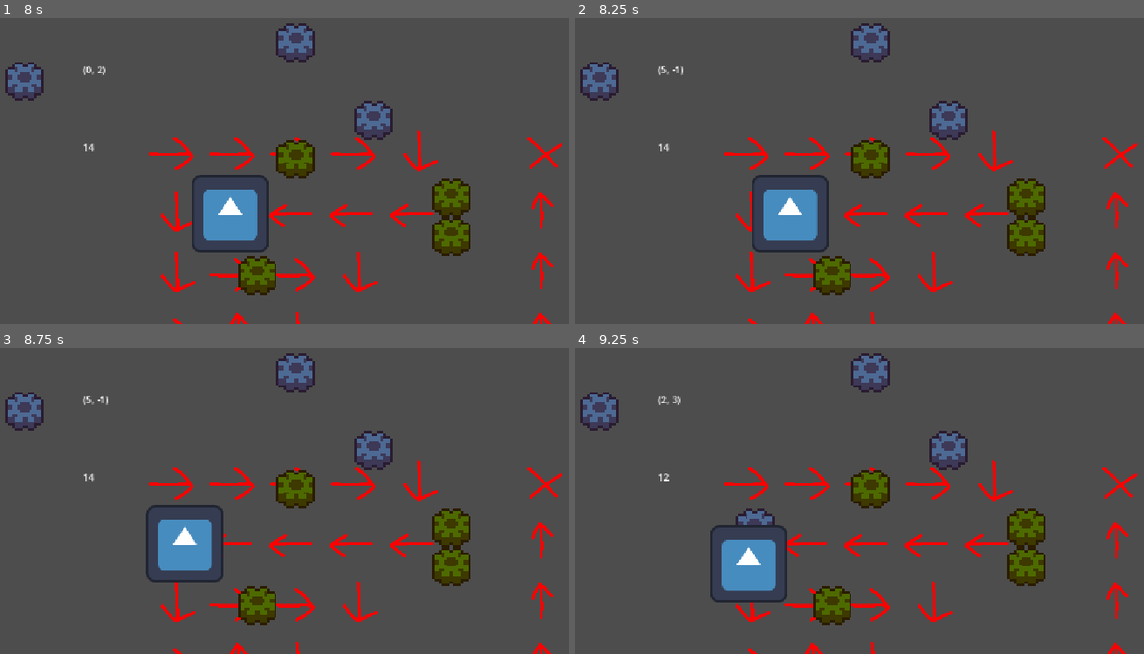
Above: before the commit, frames 1-4 (two rows, left to right).
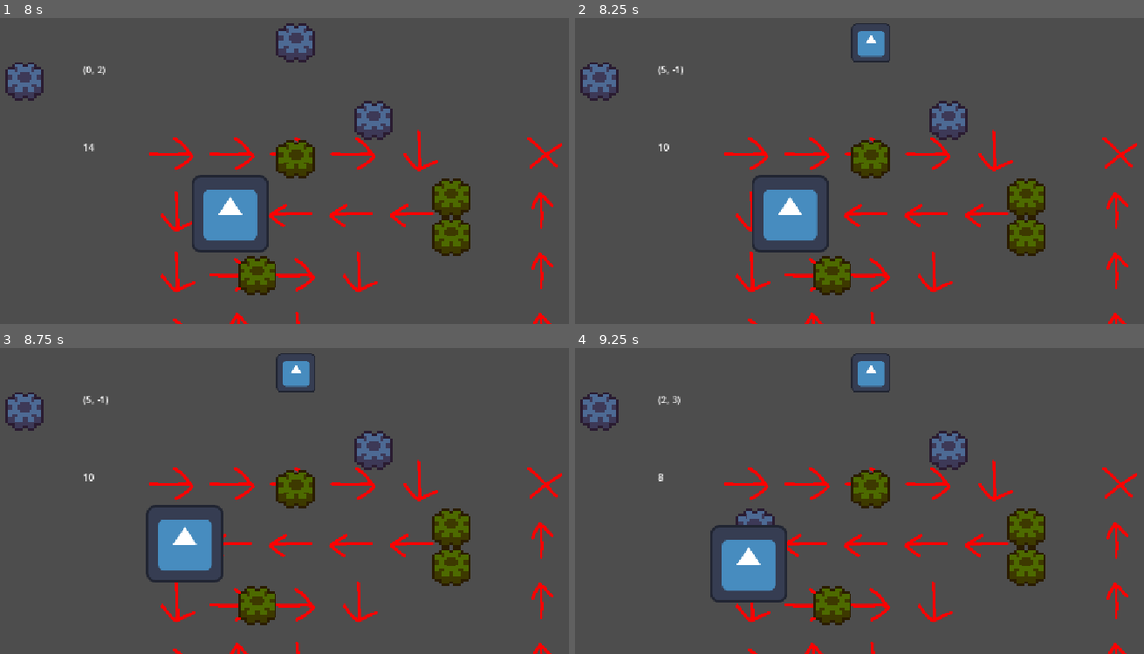
Above: after the commit, the same moments.

Repository: aughckt/spin-to-win
Game: Godot game, scene res://test_world.tscn
The game is run twice, just before and just after one commit, with the same random seed, the same clock (stepped at 60 frames per second) and the same inputs. This scene is started directly instead of the project's main scene. The engine's default icon, where the game draws it, is replaced by a stand-in: a white triangle on a blue panel in a dark square.
Inputs (mouse positions are in pixels of both pictures, inside the frame that each line leads up to):
- Up to frame 1 (8 s): move the mouse to (375, 106) at 0.52 s; click (375, 106) at 0.6 s; right-click (375, 106) at 0.8 s; move the mouse to (85, 146) at 1.27 s; right-click (85, 146) at 1.35 s; tap Q (SecondaryInteract, bound only after the commit) at 1.55, 2.1, 3.8, 5.85 s; move the mouse to (295, 42) at 2.02 s; click (295, 42) at 2.3 s; move the mouse to (187, 207) at 2.77 s; click (187, 207) at 2.85 s; right-click (187, 207) at 3.05 s; move the mouse to (432, 186) at 3.52 s; right-click (432, 186) at 3.6 s; move the mouse to (11, 70) at 4.27 s; tap Middle mouse button (M3) at 4.35 s; click (11, 70) at 4.55 s; move the mouse to (256, 128) at 5.02 s; hold Space (interact) 5.03-5.78 s; right-click (256, 128) at 5.3 s; move the mouse to (119, 30) at 5.77 s; move the mouse to (375, 106) at 6.52 s; click (375, 106) at 6.6 s; move the mouse to (85, 146) at 7.27 s; right-click (85, 146) at 7.35 s
- Up to frame 2 (8.25 s): move the mouse to (870, 42) at 8.02 s; tap Q (SecondaryInteract, bound only after the commit) at 8.1 s
- Up to frame 3 (8.75 s): no input
- Up to frame 4 (9.25 s): move the mouse to (762, 537) at 8.77 s; click (762, 537) at 8.85 s

Frame 1 is identical in both runs. In frame 2, 0.7% of the frame differs, in the area x 15-56%, y 1-44%; in frame 3, 0.7%; in frame 4, 0.7%, in the area x 14-56%, y 1-44%.

Commit message:
add tower placement system

Diff:
--- a/environment/environment.gd
+++ b/environment/environment.gd
@@ -6,14 +6,18 @@
 @export var tilemap: TileMapLayer
 @export var gearmap: TileMapLayer
 @export var gears: Node2D
+@export var towers: Node2D
 @export var coords_label: Label
 @export var budget_label: Label
 @export var budget: int = 20
 
+@export var tower_data: TowerData
+
 const GEAR_COST := 2
 
 var tile_to_gear_set: Dictionary[Vector2i, GearSet] = {}
 var tile_to_visual: Dictionary[Vector2i, GearVisual] = {}
+var tile_to_tower: Dictionary[Vector2i, Node2D] = {}
 ##true if powered
 var ori_gear_state: Dictionary[Vector2i, bool] = {}
 
@@ -38,7 +42,7 @@
 func _ready() -> void:
 	assert(INST == null)
 	INST = self
-	update_budget_display()
+	spend(0) #update budget display
 	gearmap.hide()
 	#TODO this is pretty inefficient in theory but its only run once per level + the gear map should be close to empty.
 	#ideally youd update the gears as you go but eh
@@ -82,13 +86,18 @@
 	if Input.is_action_just_pressed("M1"):
 		place_gear(tile)
 	elif Input.is_action_just_pressed("M2"):
-		remove_gear(tile)
+		if tile_to_tower.has(tile):
+			remove_tower(tile)
+		else:
+			remove_gear(tile)
 	elif Input.is_action_just_pressed("M3"):
 		var gset: GearSet = tile_to_gear_set.get(tile)
 		if gset != null:
 			print("Gear power: %s" % is_gear_set_powered(gset))
 		elif ori_gear_state.has(tile):
 			toggle_ori(tile)
+	elif Input.is_action_just_pressed("SecondaryInteract"):
+		place_tower(tile)
 
 
 ##returns the new target position in global or the given position if its an end tile
@@ -201,8 +210,7 @@
 		assert(tile_to_gear_set.get(tile) != null)
 
 		#adjust budget display
-		budget -= GEAR_COST
-		update_budget_display()
+		spend(GEAR_COST)
 
 		assert(log_set_count())
 
@@ -217,8 +225,7 @@
 
 	if old_set.gears.size() == 1:
 		#refund budget
-		budget += GEAR_COST
-		update_budget_display()
+		spend(-GEAR_COST)
 
 		tile_to_gear_set.erase(tile)
 		gearmap.erase_cell(tile)
@@ -250,8 +257,7 @@
 		tile_to_gear_set.erase(tile)
 
 		#refund budget
-		budget += GEAR_COST
-		update_budget_display()
+		spend(-GEAR_COST)
 
 		gearmap.erase_cell(tile)
 		assert(log_set_count())
@@ -272,8 +278,7 @@
 	tile_to_gear_set.erase(tile)
 
 	#refund budget
-	budget += GEAR_COST
-	update_budget_display()
+	spend(-GEAR_COST)
 
 	assert(!tile_to_gear_set.values().has(old_set))
 
@@ -345,10 +350,6 @@
 	else:
 		set_ori_on(tile)
 
-func update_budget_display() -> void:
-	if budget_label:
-		budget_label.text = str(budget)
-
 ##walks every gear set so its pretty imperformant, only use from within assert so it isnt included in the release
 func log_set_count() -> bool:
 	var sets: Array[GearSet] = []
@@ -359,3 +360,34 @@
 	print("Set count: %s" % sets.size())
 
 	return true
+
+func spend(credits: int) -> void:
+	budget -= credits
+	budget = max(budget, 0)
+	budget_label.text = str(budget)
+
+func place_tower(tile: Vector2i) -> void:
+	if gear_kind_at(tile) != BASIC_GEAR:
+		return
+
+	if tile_to_tower.has(tile):
+		return
+
+	spend(tower_data.cost)
+
+	var tower: Node2D = tower_data.scene.instantiate()
+	towers.add_child(tower)
+	tower.global_position = gearmap.to_global(gearmap.map_to_local(tile))
+
+	tile_to_tower[tile] = tower
+
+func remove_tower(tile: Vector2i) -> void:
+	var tower: Node2D = tile_to_tower.get(tile)
+	if tile == null:
+		return
+
+	#BUG (or possibility of): store the cost of a tower in the tower itself
+	#so that you dont accidentally refund the wrong amount
+	spend(-tower_data.cost)
+	tile_to_tower.erase(tile)
+	tower.queue_free()
--- a/environment/environment.tscn
+++ b/environment/environment.tscn
@@ -2,6 +2,7 @@
 
 [ext_resource type="Script" uid="uid://y5y80yr7ysjw" path="res://environment/environment.gd" id="1_wjl7u"]
 [ext_resource type="Texture2D" uid="uid://gl622atrk15j" path="res://environment/placeholder_tiles.png" id="2_7uceq"]
+[ext_resource type="PackedScene" uid="uid://kh3rixkt6b3s" path="res://environment/marker.tscn" id="2_x2wa3"]
 [ext_resource type="Texture2D" uid="uid://cfh0tlhb5mhf2" path="res://environment/gears/gear_map.png" id="3_wjl7u"]
 
 [sub_resource type="TileSetAtlasSource" id="TileSetAtlasSource_7b2gm"]
@@ -33,13 +34,15 @@
 tile_size = Vector2i(64, 64)
 sources/0 = SubResource("TileSetAtlasSource_7uceq")
 
-[node name="Environment" type="Node2D" unique_id=123182581 node_paths=PackedStringArray("tilemap", "gearmap", "gears", "coords_label", "budget_label")]
+[node name="Environment" type="Node2D" unique_id=123182581 node_paths=PackedStringArray("tilemap", "gearmap", "gears", "towers", "coords_label", "budget_label")]
 script = ExtResource("1_wjl7u")
 tilemap = NodePath("TileMapLayer")
 gearmap = NodePath("GearMap")
 gears = NodePath("Gears")
+towers = NodePath("Towers")
 coords_label = NodePath("CoordsLabel")
 budget_label = NodePath("BudgetLabel")
+tower_scene = ExtResource("2_x2wa3")
 
 [node name="TileMapLayer" type="TileMapLayer" parent="." unique_id=108710037]
 tile_set = SubResource("TileSet_wetts")
@@ -47,6 +50,10 @@
 
 [node name="GearMap" type="TileMapLayer" parent="." unique_id=916456414]
 tile_set = SubResource("TileSet_fbxa2")
+
+[node name="Gears" type="Node2D" parent="." unique_id=2031837137]
+
+[node name="Towers" type="Node2D" parent="." unique_id=1601212248]
 
 [node name="CoordsLabel" type="Label" parent="." unique_id=1591894278]
 offset_right = 40.0
@@ -56,5 +63,3 @@
 offset_top = 128.0
 offset_right = 40.0
 offset_bottom = 151.0
-
-[node name="Gears" type="Node2D" parent="." unique_id=2031837137]
--- /dev/null
+++ b/environment/marker.tscn
@@ -0,0 +1,9 @@
+[gd_scene format=3 uid="uid://kh3rixkt6b3s"]
+
+[ext_resource type="Texture2D" uid="uid://btm4vlsmnxvyw" path="res://icon.svg" id="1_67cd4"]
+
+[node name="Marker" type="Node2D" unique_id=345121773]
+
+[node name="Sprite2D" type="Sprite2D" parent="." unique_id=1505279733]
+scale = Vector2(0.5, 0.5)
+texture = ExtResource("1_67cd4")
--- /dev/null
+++ b/environment/towers/tower_data.gd
@@ -0,0 +1,5 @@
+class_name TowerData
+extends Resource
+
+@export var cost: int
+@export var scene: PackedScene
--- a/project.godot
+++ b/project.godot
@@ -74,6 +74,11 @@
 "events": [Object(InputEventMouseButton,"resource_local_to_scene":false,"resource_name":"","device":-1,"window_id":0,"a …(258 unchanged characters)…
 ]
 }
+SecondaryInteract={
+"deadzone": 0.2,
+"events": [Object(InputEventKey,"resource_local_to_scene":false,"resource_name":"","device":-1,"window_id":0,"alt_pressed":false,"shift_pressed":false,"ctrl_pressed":false,"meta_pressed":false,"pressed":false,"keycode":0,"physical_keycode":81,"key_label":0,"unicode":113,"location":0,"echo":false,"script":null)
+]
+}
 
 [layer_names]
 
--- a/test_world.tscn
+++ b/test_world.tscn
@@ -1,11 +1,20 @@
 [gd_scene format=4 uid="uid://5qqtrfrpq3x4"]
 
 [ext_resource type="PackedScene" uid="uid://cji2yg5dqgn0q" path="res://environment/environment.tscn" id="1_dxppu"]
+[ext_resource type="PackedScene" uid="uid://kh3rixkt6b3s" path="res://environment/marker.tscn" id="2_dsnr4"]
 [ext_resource type="PackedScene" uid="uid://cmrgjdrggd1x0" path="res://troopers/trooper.tscn" id="2_gy3sr"]
+[ext_resource type="Script" uid="uid://b55436prbbuts" path="res://environment/towers/tower_data.gd" id="3_lf0gk"]
+
+[sub_resource type="Resource" id="Resource_gy3sr"]
+script = ExtResource("3_lf0gk")
+cost = 4
+scene = ExtResource("2_dsnr4")
+metadata/_custom_type_script = "uid://b55436prbbuts"
 
 [node name="TestWorld" type="Node2D" unique_id=1846508072]
 
 [node name="Environment" parent="." unique_id=123182581 instance=ExtResource("1_dxppu")]
+tower_data = SubResource("Resource_gy3sr")
 
 [node name="TileMapLayer" parent="Environment" index="0" unique_id=108710037]
 tile_map_data = PackedByteArray("AAABAAEAAAAAAAAAAAACAAEAAAAAAAAAAAADAAEAAAAAAAAAAAAEAAEAAAAAAAAAAAAFAAEAAAABAAAAAAAFAA …(352 unchanged characters)…
Not shown, added: environment/towers/tower_data.gd.uid
